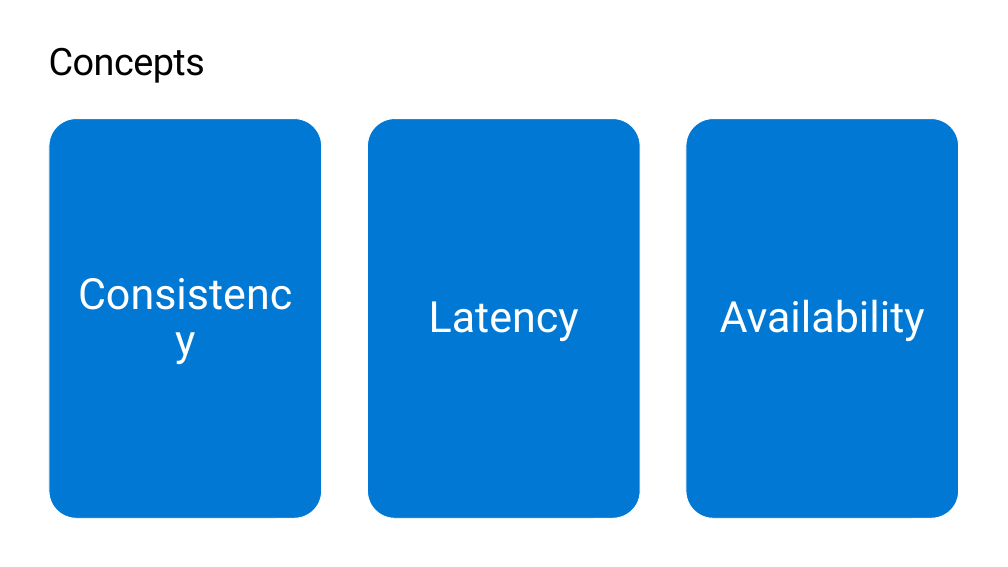
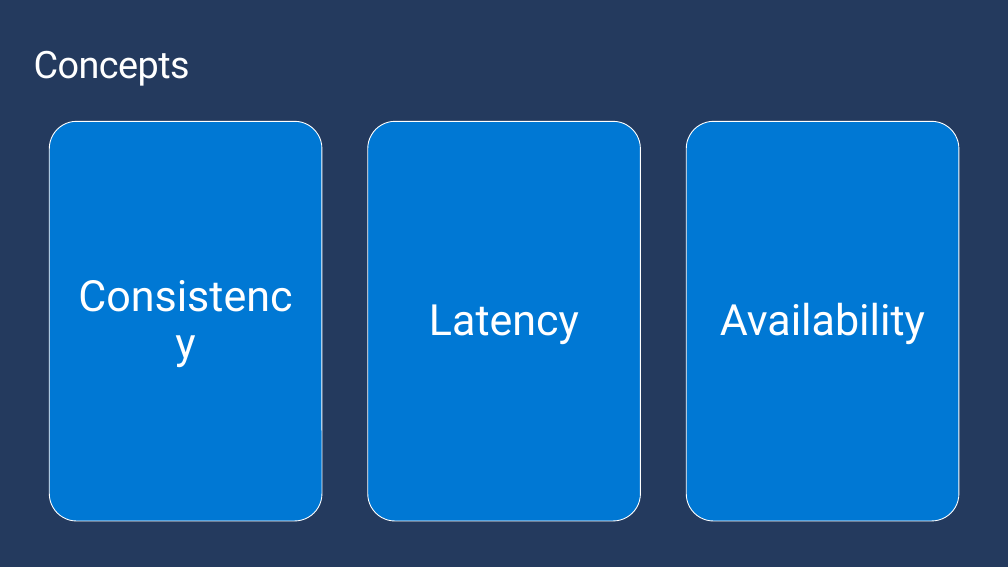
Before and after one commit to markjbrown/cosmos-global-distribution-demos, a slide deck: slide 3 of CosmosGlobalDistDemos/High-perf-apps-CosmosDB.pptx (slide 6 before the commit). Drawn at 1008x567 pixels with LibreOffice and Linux fonts; fonts in the diff are those of the drawing; background and template pictures are left out. Boxes give left, top, right and bottom in pixels: in the first picture for what was removed or moved away, otherwise in the second. Text is boxed around its words. In the diff, an @@ line names an element or a change of style, - is before the commit and + after.

```diff
--- a/CosmosGlobalDistDemos/High-perf-apps-CosmosDB.pptx
+++ b/CosmosGlobalDistDemos/High-perf-apps-CosmosDB.pptx
@@ background #FFFFFF to #243A5E @@
@@ title "Concepts": place and size @@
-title "Concepts" at [49,47,205,83]
+title "Concepts" at [34,50,190,86]
@@ title "Concepts" at [34,50,190,86]: text colour #000000 to #FFFFFF; line spacing 1 to 0.9; vertical alignment top to bottom @@
```
Also in this commit, not shown: 10 other slides changed, 7 slides added, 15 slides removed.
